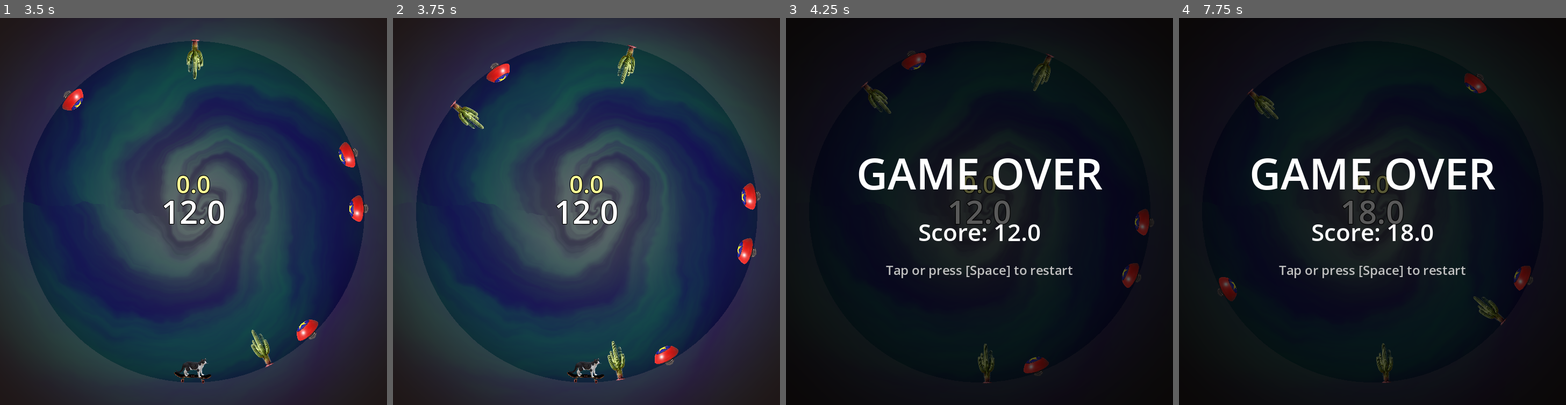
Above: before the commit, frames 1-4 (left to right).
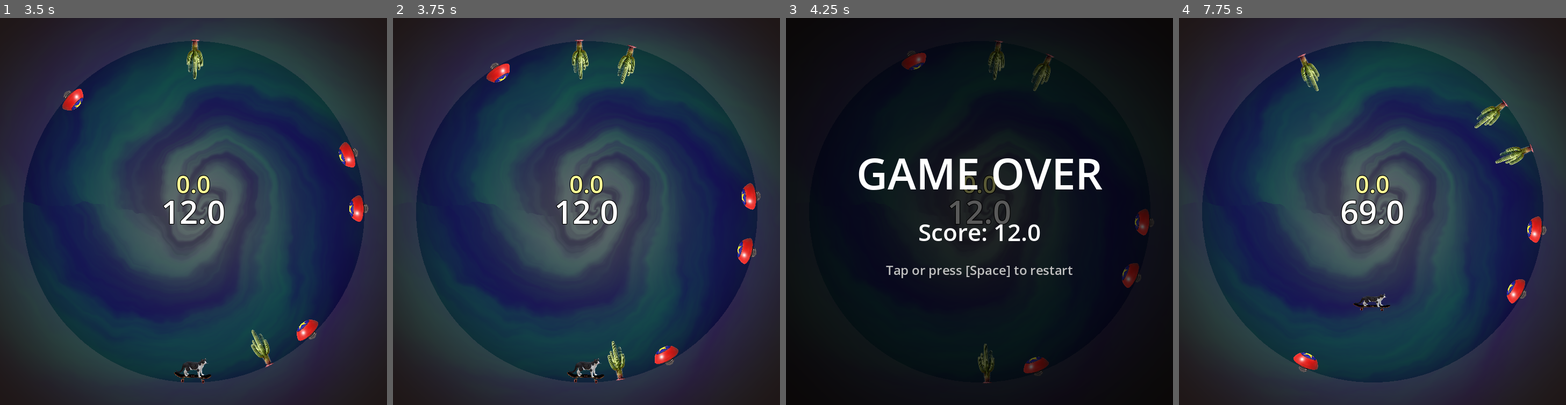
Above: after the commit, the same moments.

Repository: semtimmy/circlegame
Game: Godot game, scene res://node.tscn
Same seed, same stepped clock (60 frames per second), same inputs: the game is played once before the commit and once after it. The engine's default icon, where the game draws it, is replaced by a stand-in: a white triangle on a blue panel in a dark square.
Inputs (mouse positions are in pixels of both pictures, inside the frame that each line leads up to):
- Up to frame 1 (3.5 s): tap Enter (ui_accept) at 0.5, 0.77, 1.52, 3.02 s; move the mouse to (278, 192) at 0.52 s; click (278, 192) at 0.67 s; move the mouse to (116, 230) at 1.27 s; move the mouse to (232, 126) at 2.02 s; hold Down (ui_down) 2.03-2.78 s; move the mouse to (174, 288) at 2.77 s; click (174, 288) at 2.92 s
- Up to frame 2 (3.75 s): move the mouse to (702, 269) at 3.52 s
- Up to frame 3 (4.25 s): tap Enter (ui_accept) at 3.77 s
- Up to frame 4 (7.75 s): tap Space at 4.25 s; move the mouse to (1256, 153) at 4.27 s; hold Down (ui_down) 4.28-5.03 s; tap Enter (ui_accept) at 4.52, 6.02, 6.77, 7.52 s; move the mouse to (1391, 211) at 5.02 s; click (1391, 211) at 5.17 s; move the mouse to (1314, 114) at 5.77 s; hold Down (ui_down) 5.78-7.28 s; move the mouse to (1457, 192) at 6.52 s; move the mouse to (1295, 230) at 7.27 s; click (1295, 230) at 7.42 s

Frame 1 is identical in both runs. In frame 2, 0.5% of the frame differs, in the area x 14-51%, y 5-29%; in frame 3, 0.3%; in frame 4, 94%, in the area x 0-100%, y 0-100%.

Commit message:
Fix: same-obstacle-type streak check now uses spawnable index instead of engine class
Previously obstacle.get_class() returned 'Node2D' for all types,
making the 3-in-a-row check block ANY 3 obstacles, not just 3 of
the same type.

Diff:
--- a/spawner.gd
+++ b/spawner.gd
@@ -14,6 +14,7 @@
 
 var obstacles : Array = []
 var slots : Dictionary = {}
+var slot_types : Dictionary = {}  # slot -> spawnable index
 
 @export var repetition_penalty : float = 0.25
 var spawn_streak : Dictionary = {}  # spawnable index -> consecutive spawn count
@@ -74,15 +75,14 @@
 		var angle = slot * interval
 
 		# same type clause
-		var type = obstacle.get_class()
-		if slots.get(slot + 1) and slots.get(slot + 1).is_class(type):
-			if slots.get(slot + 2) and slots.get(slot + 2).is_class(type):
+		if slot_types.get(slot + 1) == chosen_index:
+			if slot_types.get(slot + 2) == chosen_index:
 				continue
-		if slots.get(slot + 1) and slots.get(slot + 1).is_class(type):
-			if slots.get(slot - 1) and slots.get(slot - 1).is_class(type):
+		if slot_types.get(slot + 1) == chosen_index:
+			if slot_types.get(slot - 1) == chosen_index:
 				continue
-		if slots.get(slot - 1) and slots.get(slot - 1).is_class(type):
-			if slots.get(slot - 2) and slots.get(slot - 2).is_class(type):
+		if slot_types.get(slot - 1) == chosen_index:
+			if slot_types.get(slot - 2) == chosen_index:
 				continue
 
 		# Update repetition streaks
@@ -102,6 +102,7 @@
 		obstacle.score.connect(on_score)
 		obstacles.append(obstacle)
 		slots[slot] = obstacle
+		slot_types[slot] = chosen_index
 		return
 
 
@@ -133,3 +134,4 @@
 	var slot = top_half_occupied.pick_random()
 	pivot.remove_child(slots[slot])
 	slots.erase(slot)
+	slot_types.erase(slot)
